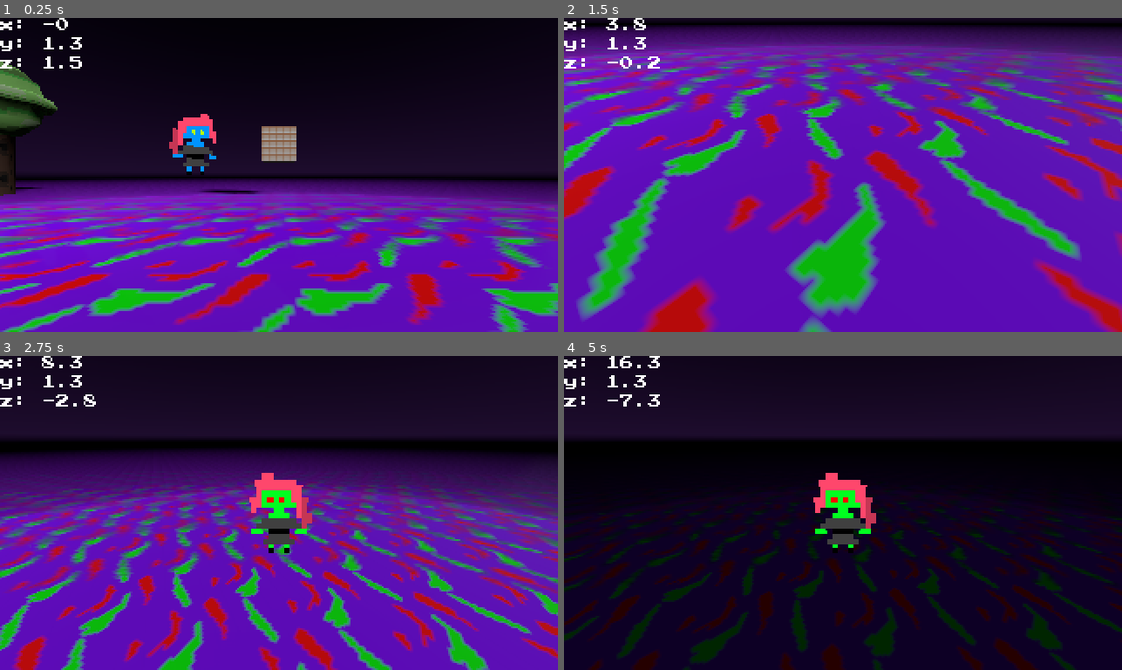
Above: before the commit, frames 1-4 (two rows, left to right).
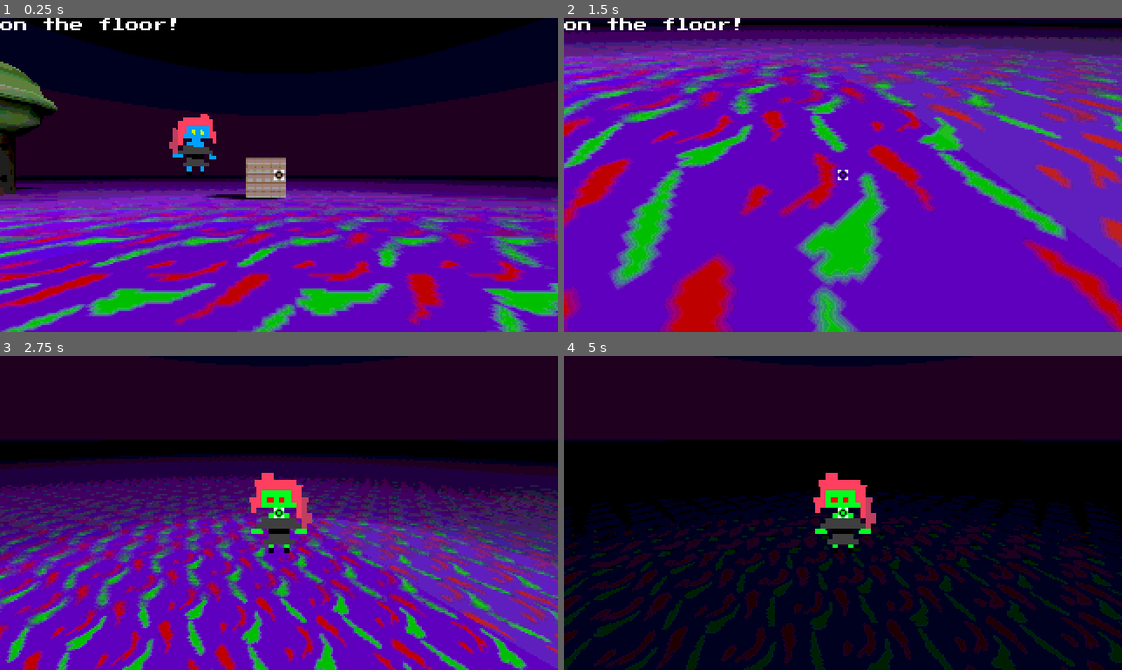
Above: after the commit, the same moments.

Repository: bipsydev/SLIME3D-Base
Game: Godot game, scene res://Scenes/Main.tscn
Same seed, same stepped clock (60 frames per second), same inputs: the game is played once before the commit and once after it.
Inputs (mouse positions are in pixels of both pictures, inside the frame that each line leads up to):
- Up to frame 1 (0.25 s): no input
- Up to frame 2 (1.5 s): tap Enter at 0.5 s; move the mouse to (870, 175) at 0.52 s; hold W (move_forward) from 0.53 s (still down); tap Space (move_jump, bound only after the commit) at 0.6, 0.77, 1.07 s; move the mouse to (815, 175) at 1.27 s; tap Shift (move_sprint) at 1.35 s
- Up to frame 3 (2.75 s): keep holding W (move_forward); tap Space (move_jump, bound only after the commit) at 1.52, 1.55, 1.82, 2.3 s; move the mouse to (290, 506) at 2.02 s; tap C at 2.1 s
- Up to frame 4 (5 s): keep holding W (move_forward); move the mouse to (837, 519) at 2.77 s; tap L at 2.85 s; tap Space (move_jump, bound only after the commit) at 3.02, 3.05, 3.32, 3.77, 3.8, 4.07, 4.52, 4.55, 4.82 s; move the mouse to (887, 516) at 3.52 s; hold Alt 3.53-4.28 s; move the mouse to (798, 509) at 4.27 s; tap Enter at 4.35 s

The runs differ from the first frame. In frame 1, 2.5% of the frame differs, in the area x 0-54%, y 0-59%; in frame 2, 32%; in frame 3, 46%, in the area x 0-100%, y 0-100%; in frame 4, 18%.

Commit message:
Add screen shader, cursor, splash, icons

Diff:
--- a/Scenes/Button.gd
+++ /dev/null
@@ -1,14 +0,0 @@
-extends StaticBody
-
-# Declare member variables here. Examples:
-# var a = 2
-# var b = "text"
-
-
-# Called when the node enters the scene tree for the first time.
-func _ready():
-	pass # Replace with function body.
-
-# Called every frame. 'delta' is the elapsed time since the previous frame.
-func _physics_process(delta):
-	pass
--- a/Scenes/HUD.tscn
+++ b/Scenes/HUD.tscn
@@ -1,17 +1,33 @@
-[gd_scene load_steps=3 format=2]
+[gd_scene load_steps=5 format=2]
 
 [ext_resource path="res://Fonts/PressStart2P.ttf" type="DynamicFontData" id=1]
+[ext_resource path="res://Textures/cursor.png" type="Texture" id=2]
+[ext_resource path="res://Scenes/ShaderOverlay.tscn" type="PackedScene" id=3]
 
 [sub_resource type="DynamicFont" id=1]
 size = 8
 font_data = ExtResource( 1 )
 
-[node name="HUD" type="Control"]
-anchor_right = 1.0
-anchor_bottom = 1.0
+[node name="HUD" type="CanvasLayer"]
 
 [node name="DebugLabel" type="Label" parent="."]
 margin_right = 40.0
 margin_bottom = 14.0
 custom_fonts/font = SubResource( 1 )
 text = "Debug info"
+
+[node name="CursorTexture" type="TextureRect" parent="."]
+anchor_left = 0.5
+anchor_top = 0.5
+anchor_right = 0.5
+anchor_bottom = 0.5
+margin_left = -3.0
+margin_top = -3.0
+margin_right = 3.0
+margin_bottom = 3.0
+texture = ExtResource( 2 )
+__meta__ = {
+"_edit_use_anchors_": false
+}
+
+[node name="ShaderOverlay" parent="." instance=ExtResource( 3 )]
--- a/Scenes/Main.tscn
+++ b/Scenes/Main.tscn
@@ -12,7 +12,6 @@
 [ext_resource path="res://Textures/heart.png" type="Texture" id=10]
 [ext_resource path="res://Textures/cavewall.png" type="Texture" id=11]
 [ext_resource path="res://Textures/leafy.png" type="Texture" id=12]
-[ext_resource path="res://Scenes/Button.gd" type="Script" id=13]
 [ext_resource path="res://Scenes/HUD.tscn" type="PackedScene" id=14]
 
 [sub_resource type="PhysicsMaterial" id=1]
@@ -69,10 +68,12 @@
 
 [sub_resource type="CubeMesh" id=13]
 
+[sub_resource type="BoxShape" id=14]
+
 [node name="Main" type="Node"]
 script = ExtResource( 1 )
 
-[node name="Spatial" type="Spatial" parent="."]
+[node name="Spatial" type="CanvasLayer" parent="."]
 
 [node name="Floor" type="StaticBody" parent="Spatial"]
 transform = Transform( 256, 0, 0, 0, 1, 0, 0, 0, 256, 0, 0, 0 )
@@ -87,8 +88,8 @@
 transform = Transform( 1, 0, 0, 0, 1, 0, 0, 0, 1, 0, -0.5, 0 )
 shape = SubResource( 3 )
 
-[node name="Box" parent="Spatial" instance=ExtResource( 3 )]
-transform = Transform( 1, 0, 0, 0, 1, 0, 0, 0, 1, 0, 3.34352, -12.6151 )
+[node name="Rigid Box" parent="Spatial" instance=ExtResource( 3 )]
+transform = Transform( 1, 0, 0, 0, 1, 0, 0, 0, 1, -0.619214, 1.37905, -10.3613 )
 
 [node name="DirectionalLight" type="DirectionalLight" parent="Spatial"]
 transform = Transform( 0.611953, -0.42957, 0.664066, -0.00572341, 0.837212, 0.546848, -0.790874, -0.338446, 0.509876, 0, 4.02283, -2.87773 )
@@ -102,8 +103,7 @@
 
 [node name="Player" parent="Spatial" instance=ExtResource( 6 )]
 transform = Transform( 1, 0, 0, 0, 1, 0, 0, 0, 1, 0, 1.46414, 1.51726 )
-SPEED = 250
-MAX_SPEED = 500
+MAX_SPEED = 8
 
 [node name="BackCamera" type="Camera" parent="Spatial/Player"]
 transform = Transform( 1, 0, 0, 0, 1, 0, 0, 0, 1, 0, 2, 6 )
@@ -156,13 +156,17 @@
 radius = 2.5
 material = SubResource( 12 )
 
-[node name="Button" type="StaticBody" parent="Spatial"]
-transform = Transform( 1, 0, 0, 0, 1, 0, 0, 0, 1, -7.6336, 2.99668, 0 )
-script = ExtResource( 13 )
+[node name="Static Box" type="StaticBody" parent="Spatial"]
+transform = Transform( 1, 0, 0, 0, 1, 0, 0, 0, 1, -6, 1, -1 )
 
-[node name="CSGMesh" type="CSGMesh" parent="Spatial/Button"]
-transform = Transform( 1, 0, 0, 0, 1, 0, 0, 0, 1, 0, -1.97732, 0 )
-use_collision = true
+[node name="MeshInstance" type="MeshInstance" parent="Spatial/Static Box"]
 mesh = SubResource( 13 )
+material/0 = null
+__meta__ = {
+"_edit_lock_": true
+}
+
+[node name="CollisionShape" type="CollisionShape" parent="Spatial/Static Box"]
+shape = SubResource( 14 )
 
 [node name="HUD" parent="." instance=ExtResource( 14 )]
--- a/Scenes/Platform.tscn
+++ b/Scenes/Platform.tscn
@@ -11,7 +11,6 @@
 uv1_scale = Vector3( 5, 5, 1 )
 
 [node name="Platform" type="RigidBody"]
-transform = Transform( 1, 0, 0, 0, 1, 0, 0, 0, 1, 0, 6.261, -8.95 )
 
 [node name="CollisionShape" type="CollisionShape" parent="."]
 shape = SubResource( 1 )
@@ -22,26 +21,26 @@
 material/0 = SubResource( 3 )
 
 [node name="MeshInstance2" type="MeshInstance" parent="."]
-transform = Transform( -2, 0, -8.74228e-008, 0, 2, 0, 1.74846e-007, 0, -1, 0, 0, -1 )
+transform = Transform( -2, 0, -8.74228e-08, 0, 2, 0, 1.74846e-07, 0, -1, 0, 0, -1 )
 mesh = SubResource( 2 )
 material/0 = SubResource( 3 )
 
 [node name="MeshInstance3" type="MeshInstance" parent="."]
-transform = Transform( -8.74228e-008, 0, 1, 0, 2, 0, -2, 0, -4.37114e-008, 1, 0, 0 )
+transform = Transform( -8.74228e-08, 0, 1, 0, 2, 0, -2, 0, -4.37114e-08, 1, 0, 0 )
 mesh = SubResource( 2 )
 material/0 = SubResource( 3 )
 
 [node name="MeshInstance4" type="MeshInstance" parent="."]
-transform = Transform( -8.74228e-008, 0, -1, 0, 2, 0, 2, 0, -4.37114e-008, -1, 0, 0 )
+transform = Transform( -8.74228e-08, 0, -1, 0, 2, 0, 2, 0, -4.37114e-08, -1, 0, 0 )
 mesh = SubResource( 2 )
 material/0 = SubResource( 3 )
 
 [node name="MeshInstance5" type="MeshInstance" parent="."]
-transform = Transform( 2, 0, 0, 0, -8.74228e-008, 1, 0, -2, -4.37114e-008, 0, 1, 0 )
+transform = Transform( 2, 0, 0, 0, -8.74228e-08, 1, 0, -2, -4.37114e-08, 0, 1, 0 )
 mesh = SubResource( 2 )
 material/0 = SubResource( 3 )
 
 [node name="MeshInstance6" type="MeshInstance" parent="."]
-transform = Transform( 2, 0, 0, 0, -8.74228e-008, -1, 0, 2, -4.37114e-008, 0, -1, 0 )
+transform = Transform( 2, 0, 0, 0, -8.74228e-08, -1, 0, 2, -4.37114e-08, 0, -1, 0 )
 mesh = SubResource( 2 )
 material/0 = SubResource( 3 )
--- /dev/null
+++ b/Scenes/ShaderOverlay.tscn
@@ -0,0 +1,38 @@
+[gd_scene load_steps=4 format=2]
+
+[ext_resource path="res://Textures/overlay.png" type="Texture" id=1]
+
+[sub_resource type="Shader" id=1]
+code = "shader_type canvas_item; //shader code
+
+uniform float col_div = 16.0; // lower number = less colors
+
+void fragment() {
+	vec3 s = textureLod(SCREEN_TEXTURE, SCREEN_UV, 0.0).rgb;
+
+	//float col_div_ = float(int(TIME * 10.0) % 4) + 1.0;
+	float r = float(round(s.r * col_div)) / col_div;
+	float g = float(round(s.g * col_div)) / col_div;
+	float b = float(round(s.b * col_div)) / col_div;
+
+	//b = pow(b, 0.25);
+
+	vec3 c = vec3(r, g, b);
+
+	COLOR.rgb = c;
+}
+"
+
+[sub_resource type="ShaderMaterial" id=2]
+shader = SubResource( 1 )
+shader_param/col_div = 8.0
+
+[node name="ShaderOverlay" type="TextureRect"]
+material = SubResource( 2 )
+margin_right = 320.0
+margin_bottom = 180.0
+texture = ExtResource( 1 )
+__meta__ = {
+"_edit_lock_": true,
+"_edit_use_anchors_": false
+}
--- a/Scripts/Player.gd
+++ b/Scripts/Player.gd
@@ -1,10 +1,10 @@
 extends KinematicBody
 
 # Declare member variables here.
-export(int) var SPEED : int = 100
-export(int) var MAX_SPEED : int  = 150
+export(int) var SPEED : int = 4
+export(int) var MAX_SPEED : int  = 8
 export(float) var LOOKAROUND_SPEED : float = 1
-export(float) var WEIGHT : float = 50
+export(float) var WEIGHT : float = 1
 
 var vel_y = 0
 var jumping = true
@@ -31,7 +31,7 @@
 	clamped_origin.x = clamp(clamped_origin.x, -255, 255)
 	clamped_origin.z = clamp(clamped_origin.z, -255, 255)
 	set_transform(Transform(get_transform().basis, clamped_origin))
-	Global.set_debug_vector(clamped_origin)
+	# Global.set_debug_vector(clamped_origin)
 
 func movement(delta):
 	var speed : int = 0
@@ -55,20 +55,24 @@
 	_direction = direction
 
 	# Move X- and Z- Axis
-	move_and_slide(direction * speed * delta)
+	move_and_slide(direction * speed)
 
 	Global.clear_debug()
 	# handle collisions
 	for i in get_slide_count():
 		process_collision(get_slide_collision(i))
 
+	if Input.is_action_just_pressed("move_jump") and not jumping:
+		vel_y = 0.05
+		jumping = true
 
 	# apply gravity to new direction
 	vel_y -= WEIGHT / 400
 	direction = Vector3(0, vel_y*250, 0)
 
 	# Move Y-Axis
-	move_and_slide(direction * delta)
+	move_and_slide(direction)
+	#vel_y = direction.y
 
 	# handle collisions
 	for i in get_slide_count():
@@ -92,7 +96,6 @@
 		rot_x += PI*2
 
 func _input(event):
-	# Camera rotation
 	if event is InputEventMouseMotion: #and event.button_mask & 1:
 		# modify accumulated mouse rotation
 		rot_x -= event.relative.x * (LOOKAROUND_SPEED/100)
@@ -104,6 +107,6 @@
 		$Camera.transform.basis = Basis()
 		$Camera.rotate_object_local(Vector3(1, 0, 0), rot_y)
 	# Jump!
-	elif not jumping and event is InputEventKey and event.get_scancode()==KEY_SPACE and event.is_pressed() and not event.is_echo():
-		vel_y = 3
-		jumping = true
+	#elif not jumping and event is InputEventKey and event.get_scancode()==KEY_SPACE and event.is_pressed() and not event.is_echo():
+		#vel_y = 0.05
+		#jumping = true
--- a/project.godot
+++ b/project.godot
@@ -22,7 +22,11 @@
 
 config/name="SLIME3D Base"
 run/main_scene="res://Scenes/Main.tscn"
+boot_splash/image="res://splash.png"
+boot_splash/use_filter=false
+boot_splash/bg_color=Color( 0.141176, 0.141176, 0.141176, 1 )
 config/icon="res://icon.png"
+config/windows_native_icon="res://icon.ico"
 
 [autoload]
 
@@ -91,6 +95,11 @@
 "events": [ Object(InputEventKey,"resource_local_to_scene":false,"resource_name":"","device":0,"alt":false,"shift":false,"control":false,"meta":false,"command":false,"pressed":false,"scancode":16777237,"unicode":0,"echo":false,"script":null)
  ]
 }
+move_jump={
+"deadzone": 0.5,
+"events": [ Object(InputEventKey,"resource_local_to_scene":false,"resource_name":"","device":0,"alt":false,"shift":false,"control":false,"meta":false,"command":false,"pressed":false,"scancode":32,"unicode":0,"echo":false,"script":null)
+ ]
+}
 
 [rendering]
 
Binary file added: Textures/cursor.png
Not shown, added: Textures/cursor.png.import
Binary file added: Textures/overlay.png
Not shown, added: Textures/overlay.png.import
Binary file added: icon.ico
Binary file changed: icon.png
Binary file added: splash.png
Not shown, added: splash.png.import
